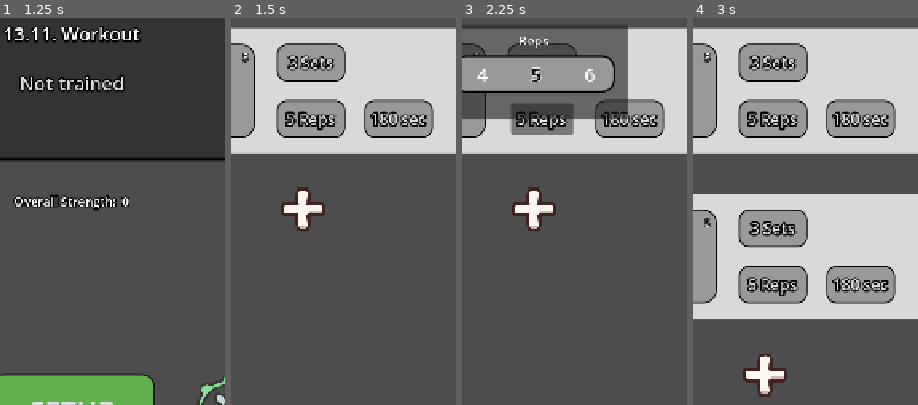
Above: before the commit, frames 1-4 (left to right).
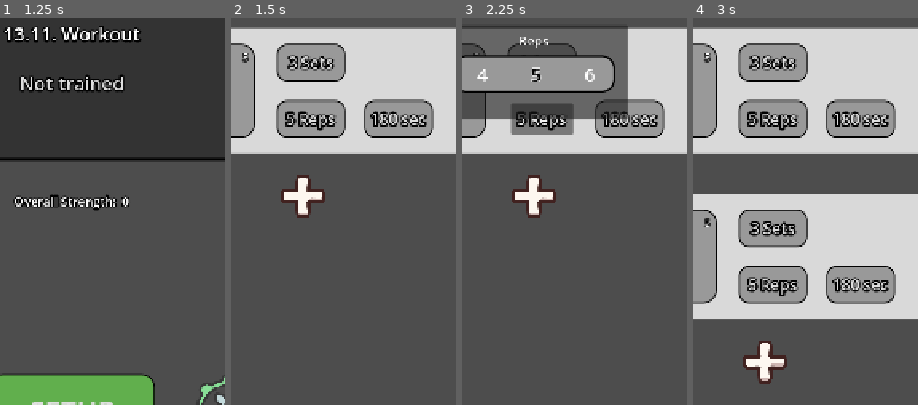
Above: after the commit, the same moments.

Repository: derdrache/Calisthenics-App
Game: Godot game, scene res://main_menu_page/main_menu.tscn
Same seed, same stepped clock (60 frames per second), same inputs: the game is played once before the commit and once after it. The engine's default icon, where the game draws it, is replaced by a stand-in: a white triangle on a blue panel in a dark square.
Inputs (mouse positions are % of the whole screen's width and height, from its top left; square brackets give the same spot before the commit, where the layout moved):
- Up to frame 1 (1.25 s): click (17, 18) at 0.52 s
- Up to frame 2 (1.5 s): click "Not trained" at 1.25 s
- Up to frame 3 (2.25 s): click "5 Reps" at 2 s
- Up to frame 4 (3 s): click (50, 49) [50, 51] at 2.75 s
The pictures show only the part of the screen within x 34-84%, y 26-76%; the shares and areas given below are measured in that part.

Frame 1 is identical in both runs. In frame 2, 1.5% of the frame differs, in the area x 22-42%, y 40-56%; in frame 3, 1.5%; in frame 4, 1.5%.

Commit message:
add superset box connection

Diff:
--- a/global_scripts/autoload/LevelSystemManager.gd
+++ b/global_scripts/autoload/LevelSystemManager.gd
@@ -41,7 +41,9 @@
 
 		for fileName in DirAccess.get_files_at(serachFolder):
 			var exercise: TalentResource = ResourceLoader.load(serachFolder + fileName)
+
 			if not exercise: continue
+
 			var exerciseUID := exercise.get_uid()
 			var isUnlocked: bool = exerciseUID in GlobalData.exerciseUnlocked
 
--- a/main_menu_page/workout_page/setting/exercise_box.gd
+++ b/main_menu_page/workout_page/setting/exercise_box.gd
@@ -1,5 +1,7 @@
 extends Control
 class_name ExerciseBox
+
+signal changed()
 
 @onready var letter_number: Label = %LetterNumber
 @onready var talent_selection: TalentSelectionButton = %TalentSelection
@@ -54,6 +56,8 @@
 	sets = int(newValue)
 	_refresh_sets_label()
 
+	changed.emit()
+
 func _set_reps_window() -> void:
 	var selectionCaruselNode: LabelSelectionCarusel = SELECTION_CARUSEL.instantiate()
 	selectionCaruselNode.title = "Reps"
@@ -62,6 +66,8 @@
 
 	add_child(selectionCaruselNode)
 	selectionCaruselNode.valueChanged.connect(_change_reps_value)
+
+	changed.emit()
 
 func _change_reps_value(newValue: String) -> void:
 	reps = int(newValue)
@@ -80,6 +86,7 @@
 func _change_break_time(newValue: int) -> void:
 	breakTime = newValue
 	_refresh_break_time_label()
+	changed.emit()
 
 func _set_talent(talent: TalentResource) -> void:
 	selectedTalent = talent
@@ -88,3 +95,7 @@
 func change_break_time(newValue: int) -> void:
 	breakTime = newValue
 	_refresh_break_time_label()
+
+func change_sets(newValue):
+	sets = int(newValue)
+	_refresh_sets_label()
--- a/main_menu_page/workout_page/setting/setting_workout_page.gd
+++ b/main_menu_page/workout_page/setting/setting_workout_page.gd
@@ -24,6 +24,8 @@
 
 	_refresh_modus_button_label()
 	_refresh_global_break_button_label()
+
+	_add_exercise()
 
 func _refresh_modus_button_label() -> void:
 	modus_button.text = "Modus:\n" + GlobalData.workout_modus.keys()[workoutModus]
@@ -63,7 +65,32 @@
 	exercise_container.add_child(exerciseNode)
 	exercise_container.move_child(exerciseNode, exercise_container.get_child_count() -2)
 
+	exerciseNode.changed.connect(_on_exercise_container_changed.bind(exerciseNode))
+
+	var childCount: int = exercise_container.get_child_count()
+	var isOdd: bool = childCount / 2 == 0
+	if isOdd and workoutModus == GlobalData.workout_modus.SUPERSET:
+		_add_exercise()
+		return
+
 	_scroll_v_bottom()
+
+func _on_exercise_container_changed(exercise_box: Control) -> void:
+	if not workoutModus == GlobalData.workout_modus.SUPERSET:
+		return
+
+	var exerciseContainerIndex: int = exercise_box.get_index()
+	var connectionContainerIndex := -1
+	var isOddIndex:bool = exerciseContainerIndex / 2 == 0
+
+	if isOddIndex:
+		connectionContainerIndex = exerciseContainerIndex - 1
+	else:
+		connectionContainerIndex = exerciseContainerIndex + 1
+
+	var connectionContainer: Control = exercise_container.get_child(connectionContainerIndex)
+	connectionContainer.change_break_time(exercise_box.breakTime)
+	connectionContainer.change_sets(exercise_box.sets)
 
 func _scroll_v_bottom() -> void:
 	await get_tree().process_frame
@@ -88,8 +115,6 @@
 	_refresh_global_break_button_label()
 
 	for container: Control in exercise_container.get_children():
-		if "Button" in container.name: continue
-
 		container.change_break_time(globalBreakTime)
 
 func _set_modus_window() -> void:
@@ -104,8 +129,22 @@
 	selectionCaruselNode.valueChanged.connect(_change_modus)
 
 func _change_modus(newValue: String) -> void:
-	workoutModus = GlobalData.workout_modus[newValue]
+	var newModus: GlobalData.workout_modus = GlobalData.workout_modus[newValue]
+	workoutModus = newModus
 	_refresh_modus_button_label()
+
+	if newModus == GlobalData.workout_modus.SUPERSET:
+		_check_superset_setup()
+
+func _check_superset_setup() -> void:
+	var childCount: int = exercise_container.get_child_count()
+	var isOdd: bool = childCount / 2 == 0
+
+	if not isOdd:
+		return
+
+	_add_exercise()
+
 
 func _save_workout() -> void:
 	if _get_all_exersice_data().is_empty(): return
--- a/main_menu_page/workout_page/setting/setting_workout_page.tscn
+++ b/main_menu_page/workout_page/setting/setting_workout_page.tscn
@@ -3,7 +3,6 @@
 [ext_resource type="Script" uid="uid://da4ga444yrgso" path="res://main_menu_page/workout_page/setting/setting_workout_page.gd" id="1_ys275"]
 [ext_resource type="PackedScene" uid="uid://c1u5yg2o45dr" path="res://widgets/safe_area_container/safe_area_container.tscn" id="2_gjhjg"]
 [ext_resource type="PackedScene" uid="uid://brpavu0ocrgcq" path="res://widgets/top_navigation_bar/top_navigation_bar.tscn" id="2_huq1w"]
-[ext_resource type="PackedScene" uid="uid://ix2g6f8f0bne" path="res://main_menu_page/workout_page/setting/exercise_box.tscn" id="3_rdxg7"]
 [ext_resource type="Texture2D" uid="uid://bcvvg3yet5110" path="res://assets/icons/Icon_Add.png" id="4_p7aft"]
 
 [sub_resource type="StyleBoxFlat" id="StyleBoxFlat_kxu6w"]
@@ -116,30 +115,30 @@
 horizontal_scroll_mode = 0
 vertical_scroll_mode = 3
 
-[node name="ExerciseContainer" type="VBoxContainer" parent="SaftyArea/VBoxContainer/MarginContainer/ScrollContainer" unique_id=1026107237]
+[node name="VBoxContainer" type="VBoxContainer" parent="SaftyArea/VBoxContainer/MarginContainer/ScrollContainer" unique_id=1332920964]
+layout_mode = 2
+
+[node name="ExerciseContainer" type="VBoxContainer" parent="SaftyArea/VBoxContainer/MarginContainer/ScrollContainer/VBoxContainer" unique_id=1026107237]
 unique_name_in_owner = true
 custom_minimum_size = Vector2(720, 0)
 layout_mode = 2
 size_flags_horizontal = 6
 theme_override_constants/separation = 25
 
-[node name="exercise_box" parent="SaftyArea/VBoxContainer/MarginContainer/ScrollContainer/ExerciseContainer" unique_id=1668719658 instance=ExtResource("3_rdxg7")]
-layout_mode = 2
-
-[node name="addButtonContainer" type="MarginContainer" parent="SaftyArea/VBoxContainer/MarginContainer/ScrollContainer/ExerciseContainer" unique_id=851667247]
+[node name="addButtonContainer" type="MarginContainer" parent="SaftyArea/VBoxContainer/MarginContainer/ScrollContainer/VBoxContainer" unique_id=851667247]
 layout_mode = 2
 size_flags_horizontal = 4
 theme_override_constants/margin_top = 20
 theme_override_constants/margin_bottom = 50
 
-[node name="TextureRect" type="TextureRect" parent="SaftyArea/VBoxContainer/MarginContainer/ScrollContainer/ExerciseContainer/addButtonContainer" unique_id=1237231468]
+[node name="TextureRect" type="TextureRect" parent="SaftyArea/VBoxContainer/MarginContainer/ScrollContainer/VBoxContainer/addButtonContainer" unique_id=1237231468]
 custom_minimum_size = Vector2(70, 70)
 layout_mode = 2
 size_flags_horizontal = 4
 texture = ExtResource("4_p7aft")
 expand_mode = 1
 
-[node name="addExerciseButton" type="Button" parent="SaftyArea/VBoxContainer/MarginContainer/ScrollContainer/ExerciseContainer/addButtonContainer/TextureRect" unique_id=1575339299]
+[node name="addExerciseButton" type="Button" parent="SaftyArea/VBoxContainer/MarginContainer/ScrollContainer/VBoxContainer/addButtonContainer/TextureRect" unique_id=1575339299]
 unique_name_in_owner = true
 layout_mode = 1
 anchors_preset = 15
--- a/project.godot
+++ b/project.godot
@@ -37,7 +37,6 @@
 
 window/size/viewport_width=720
 window/size/viewport_height=1280
-window/size/mode=2
 window/stretch/mode="canvas_items"
 window/stretch/aspect="expand"
 window/handheld/orientation=1
